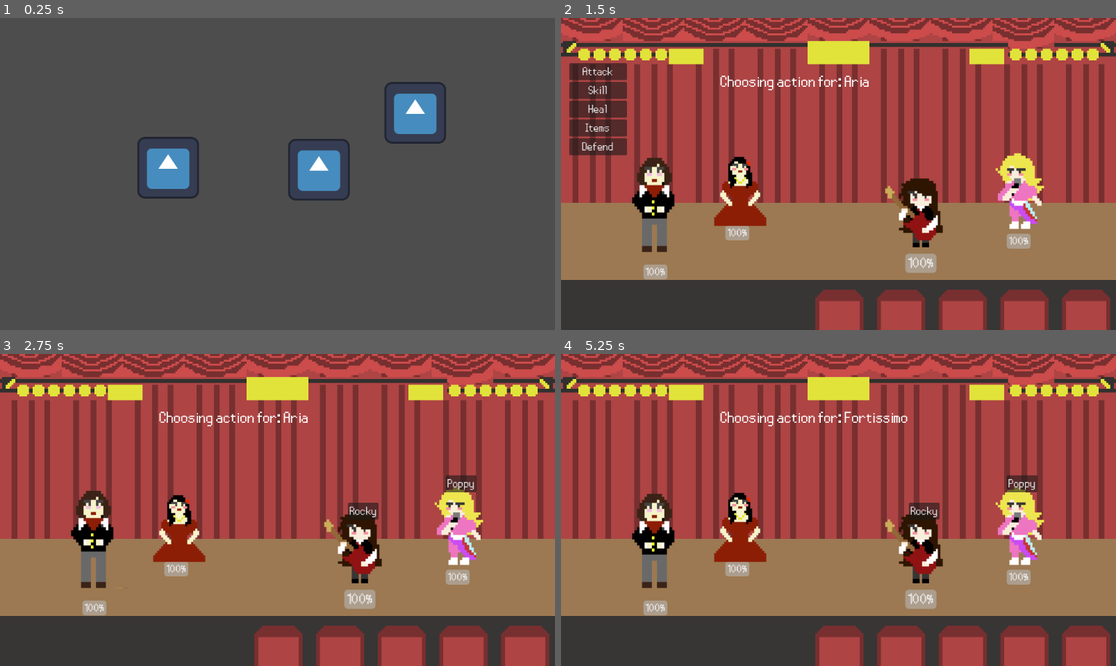
Above: before the commit, frames 1-4 (two rows, left to right).
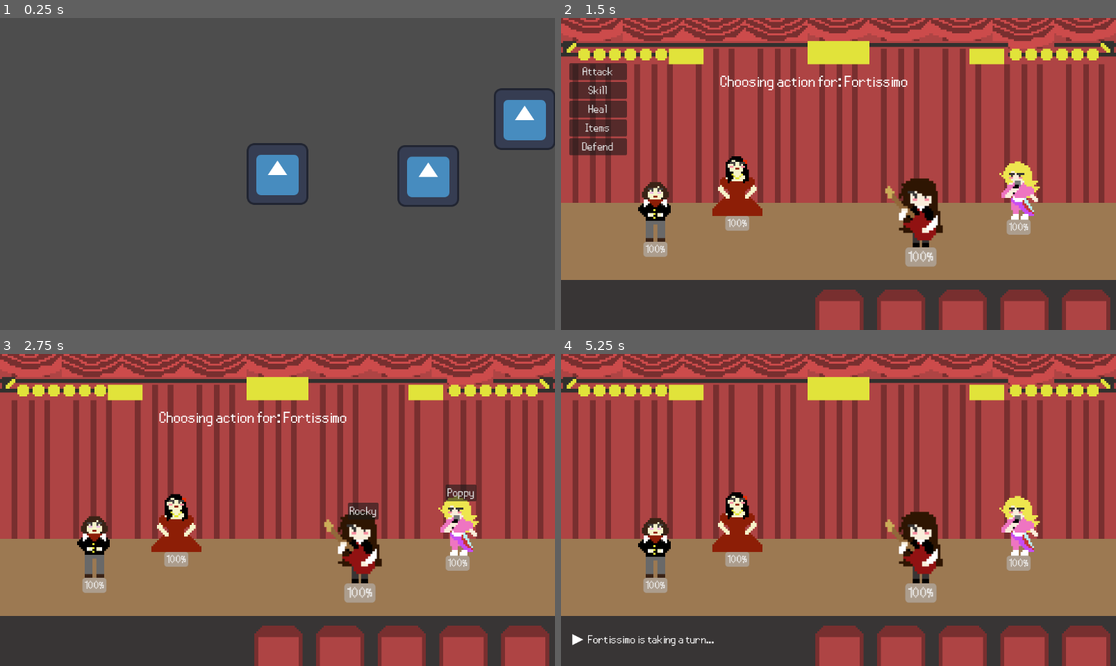
Above: after the commit, the same moments.

Repository: eevicteen/elemental-rpg-prototype
Game: Godot game, scene res://overworld/scene_manager.tscn
The game is run twice, just before and just after one commit, with the same random seed, the same clock (stepped at 60 frames per second) and the same inputs. The engine's default icon, where the game draws it, is replaced by a stand-in: a white triangle on a blue panel in a dark square.
Inputs (mouse positions are in pixels of both pictures, inside the frame that each line leads up to):
- Up to frame 1 (0.25 s): no input
- Up to frame 2 (1.5 s): tap Enter at 0.5 s; hold Right (right) 0.53-1.28 s; hold S (down) from 1.28 s (still down)
- Up to frame 3 (2.75 s): release S (down) at 2 s; click "Attack" at 2 s
- Up to frame 4 (5.25 s): click "Rocky" at 2.75 s; click "Skill" at 3.5 s; click (599, 534) at 4.25 s, where only the run before the commit has a clickable "Vocal Strike"; click (655, 516) at 5 s, where only the run after the commit has a clickable "Fortissimo"

The runs differ from the first frame. In frame 1, 7.4% of the frame differs, in the area x 24-100%, y 20-61%; in frame 2, 4.4%; in frame 3, 4.7%; in frame 4, 5.4%.

Commit message:
fixed ui and added camera to overworld

Diff:
--- /dev/null
+++ b/assets/elements/auras.tscn
@@ -0,0 +1,50 @@
+[gd_scene load_steps=5 format=3 uid="uid://dtfu7agllxoq8"]
+
+[ext_resource type="Texture2D" uid="uid://ccd00fwydhknv" path="res://assets/elements/electro.png" id="1_b3wur"]
+[ext_resource type="Texture2D" uid="uid://dtiyslf2060q3" path="res://assets/elements/hydro.png" id="2_kbeok"]
+[ext_resource type="Texture2D" uid="uid://bthvvrweqttpo" path="res://assets/elements/pyro.png" id="3_fnq0o"]
+
+[sub_resource type="SpriteFrames" id="SpriteFrames_b11fh"]
+animations = [{
+"frames": [{
+"duration": 1.0,
+"texture": ExtResource("1_b3wur")
+}],
+"loop": true,
+"name": &"Electro",
+"speed": 5.0
+}, {
+"frames": [{
+"duration": 1.0,
+"texture": ExtResource("2_kbeok")
+}],
+"loop": true,
+"name": &"Hydro",
+"speed": 5.0
+}, {
+"frames": [{
+"duration": 1.0,
+"texture": ExtResource("3_fnq0o")
+}],
+"loop": true,
+"name": &"Pyro",
+"speed": 5.0
+}, {
+"frames": [],
+"loop": true,
+"name": &"none",
+"speed": 5.0
+}]
+
+[node name="Auras" type="Control"]
+layout_mode = 3
+anchors_preset = 0
+
+[node name="AuraSprite" type="AnimatedSprite2D" parent="."]
+sprite_frames = SubResource("SpriteFrames_b11fh")
+animation = &"none"
+autoplay = "none"
+
+[node name="AuraGaugeDisplay" type="Label" parent="."]
+offset_right = 40.0
+offset_bottom = 23.0
--- a/characters/Poppy.tscn
+++ b/characters/Poppy.tscn
@@ -117,7 +117,6 @@
 
 [node name="AnimatedSprite2D" type="AnimatedSprite2D" parent="."]
 position = Vector2(-2.84217e-14, 0)
-scale = Vector2(1.19687, 1.3)
 sprite_frames = SubResource("SpriteFrames_ng2gm")
 animation = &"Raaah!"
 autoplay = "default"
@@ -126,10 +125,14 @@
 position = Vector2(0, -99)
 
 [node name="AuraSprite" type="AnimatedSprite2D" parent="."]
-sprite_frames = SubResource("SpriteFrames_y06xw")
+position = Vector2(-35, 107)
+scale = Vector2(0.2, 0.2)
+sprite_frames = SubResource("SpriteFrames_cs41o")
 animation = &"none"
 autoplay = "none"
 
 [node name="AuraGaugeDisplay" type="Label" parent="."]
-offset_right = 40.0
-offset_bottom = 23.0
+offset_left = -34.0
+offset_top = 104.0
+offset_right = 6.0
+offset_bottom = 127.0
--- a/characters/aria.gd
+++ b/characters/aria.gd
@@ -8,7 +8,7 @@
 	skills=[preload("res://actions/harmonic_wave.gd").new(),
 	preload("res://actions/roaring_melody.gd").new(),
 	preload("res://actions/moonlight_sonata.gd").new()]
-	global_position = Vector2(366, 347)
+	position = Vector2(366, 347)
 
 func init_character():
 	char_name = "Aria"
@@ -16,4 +16,3 @@
 	skills=[preload("res://actions/harmonic_wave.gd").new(),
 	preload("res://actions/roaring_melody.gd").new(),
 	preload("res://actions/moonlight_sonata.gd").new()]
-	global_position = Vector2(366, 347)
--- a/characters/aria.tscn
+++ b/characters/aria.tscn
@@ -114,20 +114,21 @@
 script = ExtResource("2_lndsx")
 
 [node name="AnimatedSprite2D" type="AnimatedSprite2D" parent="."]
-position = Vector2(6.00002, 11)
-scale = Vector2(1.03906, 1.15625)
 sprite_frames = SubResource("SpriteFrames_ur20g")
-animation = &"Roaring Melody"
 autoplay = "default"
 
 [node name="TargetMarker" type="Marker2D" parent="."]
 position = Vector2(0, -75)
 
 [node name="AuraSprite" type="AnimatedSprite2D" parent="."]
-sprite_frames = SubResource("SpriteFrames_j2e8t")
+position = Vector2(-42, 109)
+scale = Vector2(0.2, 0.2)
+sprite_frames = SubResource("SpriteFrames_l57h7")
 animation = &"none"
 autoplay = "none"
 
 [node name="AuraGaugeDisplay" type="Label" parent="."]
-offset_right = 40.0
-offset_bottom = 23.0
+offset_left = -41.0
+offset_top = 106.0
+offset_right = -1.0
+offset_bottom = 129.0
--- a/characters/character.gd
+++ b/characters/character.gd
@@ -21,36 +21,27 @@
 @onready var healthbar: ProgressBar = null
 @onready var skills
 @onready var sprite: AnimatedSprite2D = null
-@onready var aura_sprite = $AuraSprite
-@onready var aura_gauge_display = $AuraGaugeDisplay
+# Assuming these are direct children of Character (Node2D)
+@onready var aura_sprite: AnimatedSprite2D = $AuraSprite
+@onready var aura_gauge_display: Label = $AuraGaugeDisplay
 @onready var turn_queue = get_parent()
+
 var charge_countdown = 0
 var charged_action = null
 var charged_target = null
 
 var aura = "none"
-var aura_gauge := 0
+var aura_gauge = 0
 
 var buff_list = []
+
+# --- Custom Aura Offsets (Local to the Character) ---
+const AURA_X_OFFSET = -30
+const AURA_Y_OFFSET = -40
+
+
 func _ready() -> void:
-	if has_node("AnimatedSprite2D"):
-		sprite = $AnimatedSprite2D
-
-	if has_node("HP Bar"):
-		healthbar = $"HP Bar"
-		healthbar.rect_position = Vector2(0, -40)
-		healthbar.max_value = max_hp
-		healthbar.value = hp
-
-	var aura_x_offset = -30
-	var aura_y_offset = -40
-
-	if aura_sprite:
-		aura_sprite.position = Vector2(aura_x_offset, aura_y_offset)
-
-	if aura_gauge_display:
-		aura_gauge_display.rect_position = Vector2(aura_x_offset + 5, aura_y_offset + 15)
-	add_to_group("characters")
+	pass
 
 # Turn execution
 func play_turn(target, action) -> void:
@@ -77,6 +68,7 @@
 			charge_countdown = 0
 			charged_target = null
 		await get_tree().create_timer(1.5).timeout
+		emit_signal("turn_finished") # Add turn_finished signal here
 		return
 
 	if action.is_teamwide:
@@ -132,6 +124,8 @@
 	hp = new_hp
 	emit_signal("text_emitted", 'Healed for ' + str(diff))
 	await get_tree().create_timer(1.0).timeout
+	if healthbar:
+		healthbar.value = hp
 
 
 func buff(type,amount,duration):
@@ -191,7 +185,11 @@
 			await get_tree().create_timer(1.0).timeout
 		'Pyro on Hydro':
 			reaction_damage *= 1.2
+			print(aura_gauge)
+			print(gauge)
 			aura_gauge -= 0.5*gauge
+
+			print('Guage: ' + str(aura_gauge))
 			emit_signal("text_emitted", "Reverse Vaporize! Damage increased by 20%." )
 			await get_tree().create_timer(1.0).timeout
 		'Electro on Hydro', 'Hydro on Electro':
@@ -210,10 +208,13 @@
 func update_aura_display(element,gauge):
 
 	if aura == 'none':
-		aura_sprite.hide()
-		aura_gauge_display.hide()
+		if is_instance_valid(aura_sprite):
+			aura_sprite.hide()
+		if is_instance_valid(aura_gauge_display):
+			aura_gauge_display.hide()
 	else:
-		aura_sprite.show()
-		aura_gauge_display.show()
-		aura_sprite.play(element)
-		aura_gauge_display.text = str(aura_gauge)
+		if is_instance_valid(aura_sprite) and is_instance_valid(aura_gauge_display):
+			aura_sprite.show()
+			aura_gauge_display.show()
+			aura_sprite.play(element)
+			aura_gauge_display.text = str(aura_gauge)
--- a/characters/fortissimo.gd
+++ b/characters/fortissimo.gd
@@ -1,12 +1,6 @@
 # Fortissimo.gd
 extends "res://characters/character.gd"
 class_name Fortissimo
-
-var skill_animations = {
-	"Vocal Strike": "attack",
-	"High Note": "high_note",
-	"Concerto": "concerto"
-}
 
 func _ready():
 	char_name = "Fortissimo"
@@ -14,7 +8,7 @@
 	skills = [ preload("res://actions/vocal_strike.gd").new(),
 	preload("res://actions/high_note.gd").new(),
 	preload("res://actions/concerto.gd").new()]
-	global_position = Vector2(196, 401)
+	position = Vector2(196, 401)
 
 func init_character():
 	char_name = "Fortissimo"
@@ -22,4 +16,3 @@
 	skills = [ preload("res://actions/vocal_strike.gd").new(),
 	preload("res://actions/high_note.gd").new(),
 	preload("res://actions/concerto.gd").new()]
-	global_position = Vector2(196, 401)
--- a/characters/fortissimo.tscn
+++ b/characters/fortissimo.tscn
@@ -132,20 +132,21 @@
 script = ExtResource("3_a5evf")
 
 [node name="AnimatedSprite2D" type="AnimatedSprite2D" parent="."]
-position = Vector2(-2, -16)
-scale = Vector2(1.28906, 1.57812)
 sprite_frames = SubResource("SpriteFrames_st3ld")
-animation = &"Vocal Strike"
 autoplay = "default"
 
 [node name="TargetMarker" type="Marker2D" parent="."]
 position = Vector2(0, -128)
 
 [node name="AuraSprite" type="AnimatedSprite2D" parent="."]
-sprite_frames = SubResource("SpriteFrames_2ys6i")
+position = Vector2(-50, 110)
+scale = Vector2(0.2, 0.2)
+sprite_frames = SubResource("SpriteFrames_3gfv0")
 animation = &"none"
 autoplay = "none"
 
 [node name="AuraGaugeDisplay" type="Label" parent="."]
-offset_right = 40.0
-offset_bottom = 23.0
+offset_left = -49.0
+offset_top = 107.0
+offset_right = -9.0
+offset_bottom = 130.0
--- a/characters/hp_bar.gd
+++ b/characters/hp_bar.gd
@@ -1,21 +1,27 @@
 extends ProgressBar
+class_name CharacterHealthBar
 
-@onready var player = $".."
-@onready var sprite: Node2D = null
+@onready var character_node = $".."
+var vertical_offset: float = 0.0
 
 func _ready() -> void:
-	sprite = player.find_child("AnimatedSprite2D", true, false)
+	var sprite =  character_node.get_node("AnimatedSprite2D")
+	var aura_sprite =  character_node.get_node("AuraSprite")
+	var aura_gauge_display =  character_node.get_node("AuraGaugeDisplay")
 
 	size = Vector2(50, 8)
-	value = player.hp
-	max_value = player.max_hp
-	_update_position()
+	max_value = character_node.max_hp
+	value = character_node.hp
+
+
+	var texture = sprite.sprite_frames.get_frame_texture(sprite.animation, 0)
+	vertical_offset = (texture.get_height() * sprite.scale.y) /2
+
+	position = Vector2(-size.x / 2, vertical_offset)
+
+	aura_sprite.position = position + Vector2(-15,15)
+	aura_sprite.scale = Vector2(0.2,0.2)
+	aura_gauge_display.position = position + Vector2(-10,20)
 
 func _process(_delta: float) -> void:
-	value = player.hp
-	_update_position()
-
-func _update_position() -> void:
-	if sprite:
-
-		position = Vector2(-size.x / 2, sprite.sprite_frames.get_frame_texture(sprite.animation, 0).get_height() * sprite.scale.y / 2 + 10)
+	value = character_node.hp
--- a/characters/poppy.gd
+++ b/characters/poppy.gd
@@ -4,8 +4,6 @@
 
 func _ready() -> void:
 	is_enemy = true
-	if healthbar:
-		healthbar.rect_position = Vector2(0, 40)
 	char_name = "Poppy"
 	skills=[preload("res://actions/rarara.gd").new(),
 	preload("res://actions/astral_voice.gd").new(),
--- a/characters/rocky.gd
+++ b/characters/rocky.gd
@@ -4,8 +4,6 @@
 
 func _ready() -> void:
 	is_enemy = true
-	if healthbar:
-		healthbar.rect_position = Vector2(0, 40)
 	char_name = "Rocky"
 	skills=[preload("res://actions/power_chord.gd").new(),
 	preload("res://actions/encore.gd").new(),
--- a/characters/rocky.tscn
+++ b/characters/rocky.tscn
@@ -122,10 +122,14 @@
 position = Vector2(0, -75)
 
 [node name="AuraSprite" type="AnimatedSprite2D" parent="."]
-sprite_frames = SubResource("SpriteFrames_ieudm")
+position = Vector2(-37, 88)
+scale = Vector2(0.2, 0.2)
+sprite_frames = SubResource("SpriteFrames_tj2sy")
 animation = &"none"
 autoplay = "none"
 
 [node name="AuraGaugeDisplay" type="Label" parent="."]
-offset_right = 40.0
-offset_bottom = 23.0
+offset_left = -36.0
+offset_top = 85.0
+offset_right = 4.0
+offset_bottom = 108.0
--- a/combat/battle_ui.gd
+++ b/combat/battle_ui.gd
@@ -180,7 +180,7 @@
 
 	# Compute button position
 	var btn_length = btn.text.length() * 10
-	var char_pos = char.global_position
+	var char_pos = char.position
 	btn.position = char_pos - Vector2(btn_length / 2, sprite_height / 2 + 20)
 
 	target_panel.add_child(btn)
--- a/overworld/game_state.gd
+++ b/overworld/game_state.gd
@@ -6,8 +6,8 @@
 		"max_hp": 120,
 		"hp": 120,
 		"strength": 500,
-		"magic": 50,
-		"speed": 12
+		"magic": 10,
+		"speed": 8
 	},
 	"Fortissimo": {
 		"scene": preload("res://characters/fortissimo.tscn"),
@@ -15,7 +15,7 @@
 		"hp": 80,
 		"strength": 500,
 		"magic": 10,
-		"speed": 8
+		"speed":12
 	}
 }
 
--- a/overworld/player_overworld.tscn
+++ b/overworld/player_overworld.tscn
@@ -26,3 +26,5 @@
 [node name="CollisionShape2D" type="CollisionShape2D" parent="."]
 position = Vector2(0, -0.5)
 shape = SubResource("RectangleShape2D_2n7qq")
+
+[node name="Camera2D" type="Camera2D" parent="."]
--- a/overworld/scene_manager.gd
+++ b/overworld/scene_manager.gd
@@ -1,26 +1,40 @@
 extends Node2D
 
-const BATTLE_PATH = "res://combat/battle_scene.tscn"
+const BATTLE_SCENE = preload("res://combat/battle_scene.tscn")
+const BATTLE_SCENE_SIZE = Vector2(1152, 648)
+
 @onready var player_node = $Overworld/PlayerOverworld
 @onready var overworld_node = $Overworld
-@onready var gameui = $GameUI
-
+@onready var game_ui = $GameUI
 
 func _ready() -> void:
-	player_node.connect("new_battle", Callable(self,"_on_player_overworld_new_battle"))
+	player_node.new_battle.connect(_on_player_overworld_new_battle)
+
 
 
 func _on_player_overworld_new_battle() -> void:
-	var battle_scene = load(BATTLE_PATH)
-	var new_battle = battle_scene.instantiate()
-	new_battle.connect("battle_finished", Callable(self, "_on_battle_finished"))
+	var new_battle = BATTLE_SCENE.instantiate()
+	var camera_node = player_node.get_node_or_null("Camera2D")
+	var camera_center_world_pos: Vector2
+	if is_instance_valid(camera_node):
+		camera_center_world_pos = camera_node.global_position
+	else:
+		camera_center_world_pos = player_node.global_position
+
+	var offset = BATTLE_SCENE_SIZE / 2
+	new_battle.global_position = camera_center_world_pos - offset
+	new_battle.battle_finished.connect(_on_battle_finished)
+
 	overworld_node.hide()
-	gameui.hide()
+	game_ui.hide()
+	player_node.can_move = false
 	GameState.last_player_position = player_node.global_position
+
 	add_child(new_battle)
 
 
 func _on_battle_finished():
 	player_node.global_position = GameState.last_player_position
+	player_node.can_move = true
 	overworld_node.show()
-	gameui.show()
+	game_ui.show()
Not shown: 1 places in characters/Poppy.tscn that only renumber resources
Not shown: 1 places in characters/aria.tscn that only renumber resources
Not shown: 1 places in characters/fortissimo.tscn that only renumber resources
Not shown: 1 places in characters/rocky.tscn that only renumber resources
